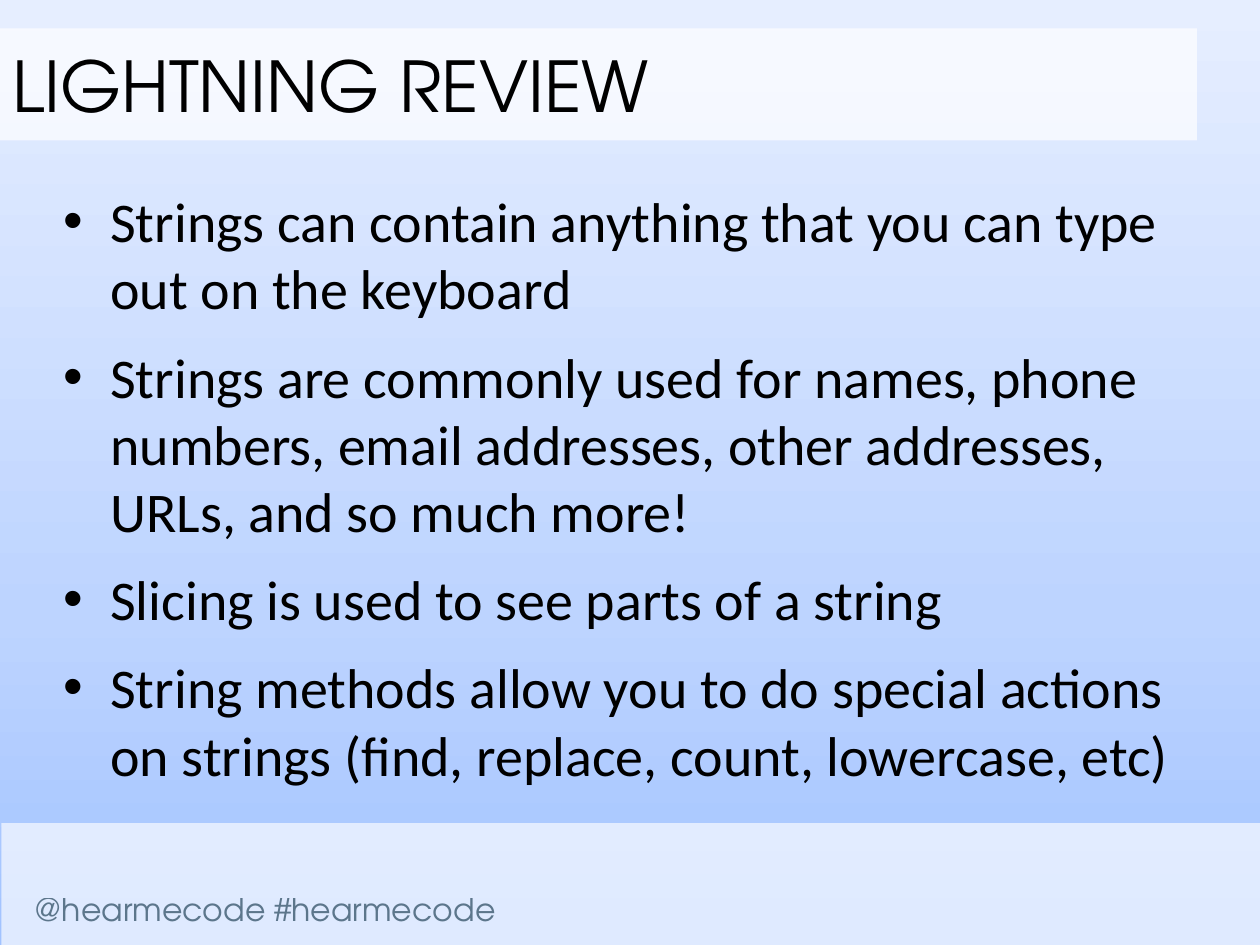
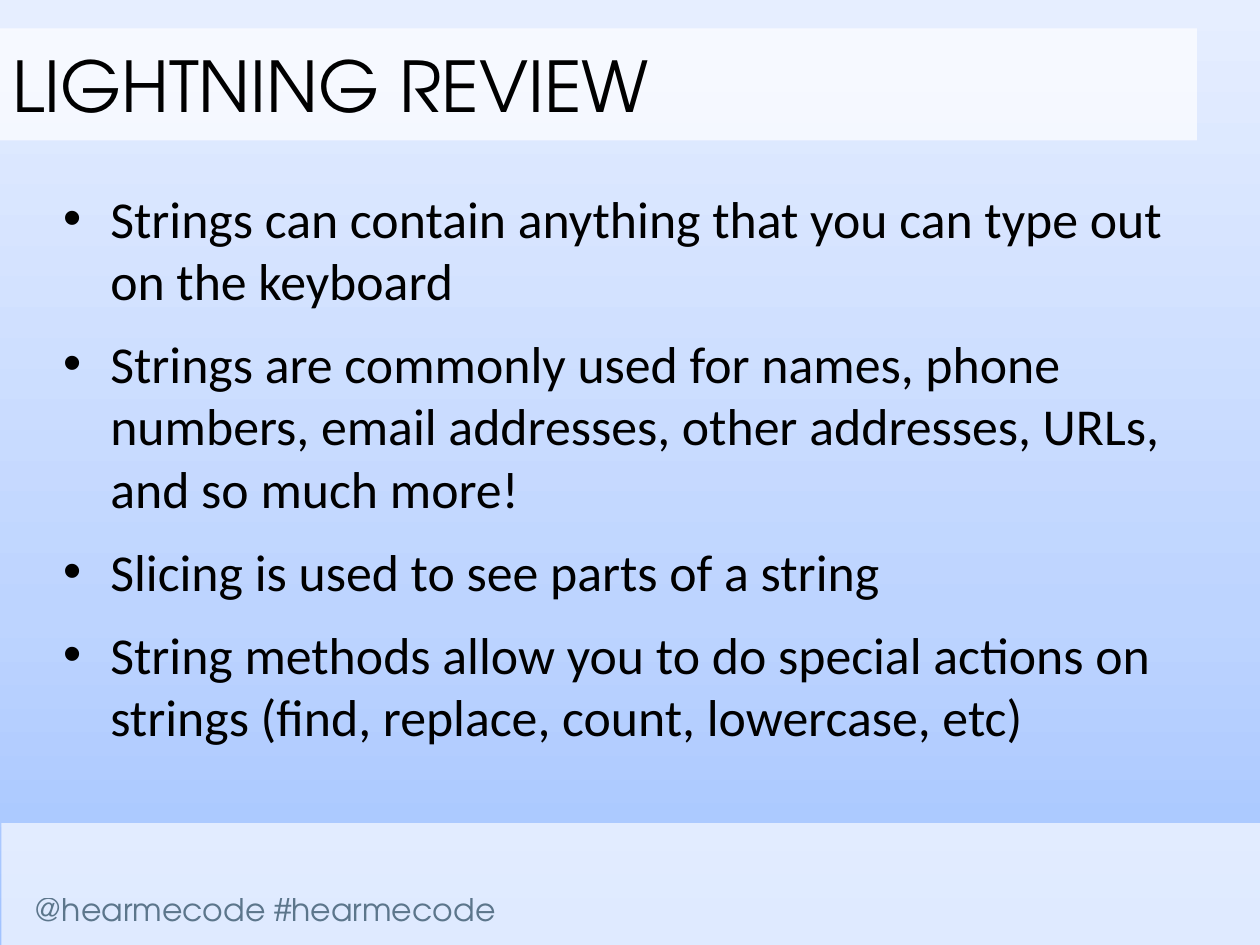
Before and after one commit to codelikeagirlcny/python-lessons-cny, a slide deck: slide 5 of slides/Lesson 2/Hear Me Code - Lists and Loops.pptx. Drawn at 1260x945 pixels with LibreOffice and Linux fonts; fonts in the diff are those of the drawing; background and template pictures are left out. Boxes give left, top, right and bottom in pixels: in the first picture for what was removed or moved away, otherwise in the second. Text is boxed around its words. In the diff, an @@ line names an element or a change of style, - is before the commit and + after.

```diff
--- a/slides/Lesson 2/Hear Me Code - Lists and Loops.pptx
+++ b/slides/Lesson 2/Hear Me Code - Lists and Loops.pptx
@@ text "Strings can contain anything that ..." at (110,202,1162,745): size 32 to 29.6 pt @@
```
Also in this commit, not shown: 4 other slides changed.
